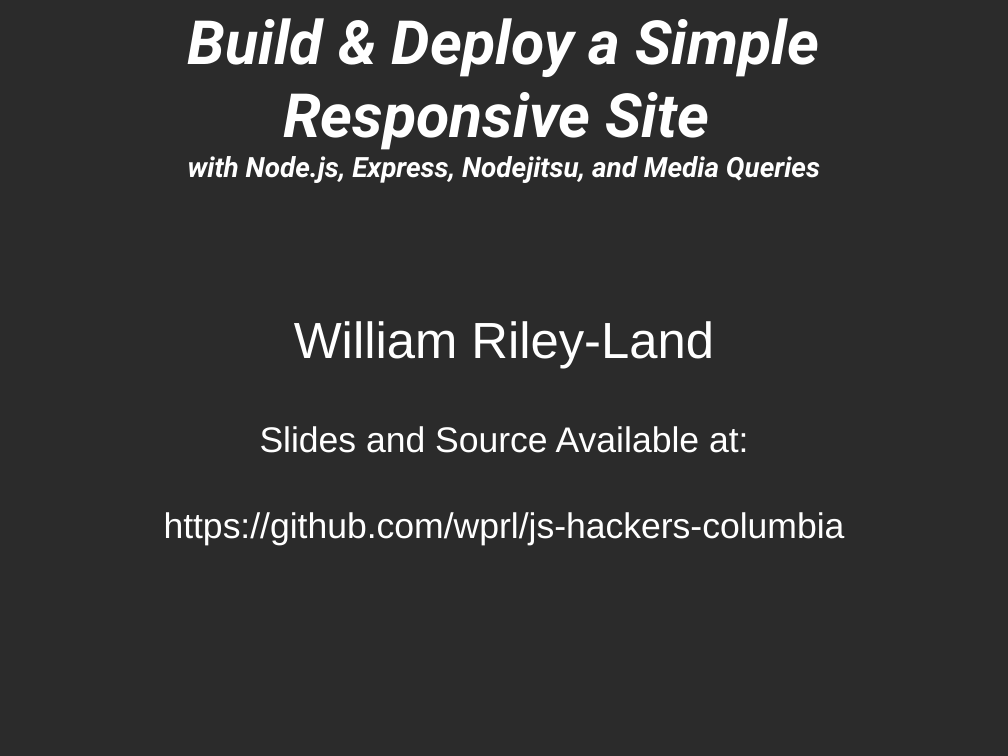
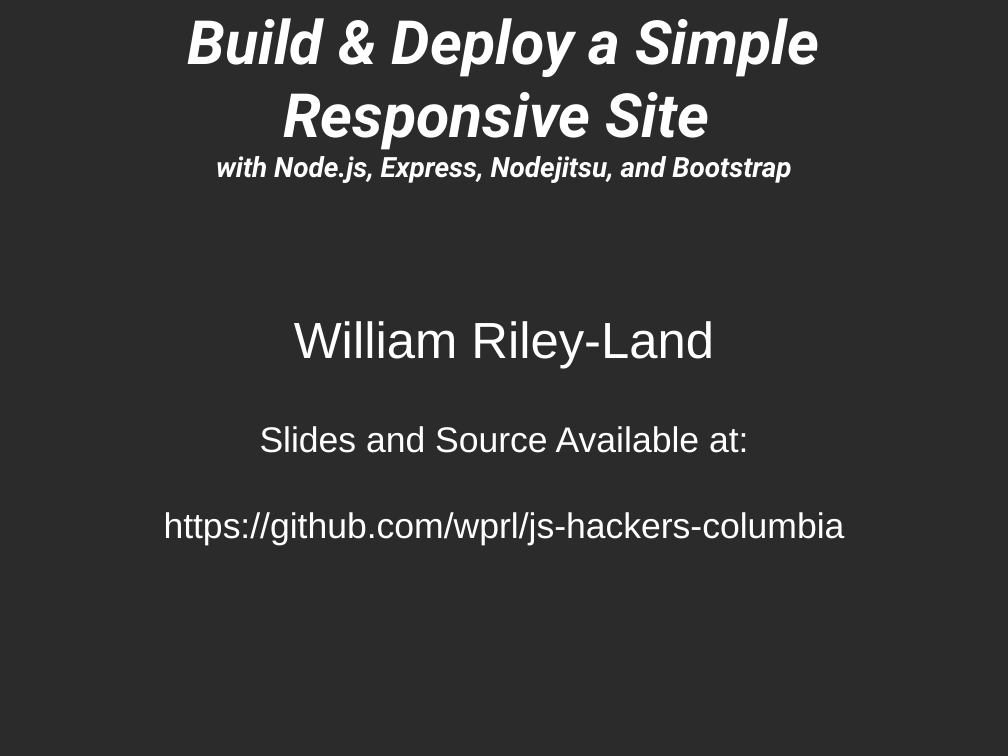
Before and after one commit to wprl/js-hackers-columbia, a slide deck: slide 1 of Responsive.odp. Drawn at 1008x756 pixels with LibreOffice and Linux fonts; fonts in the diff are those of the drawing; background and template pictures are left out; a plain dark background stands for a picture behind light text. Boxes give left, top, right and bottom in pixels: in the first picture for what was removed or moved away, otherwise in the second. Text is boxed around its words. In the diff, an @@ line names an element or a change of style, - is before the commit and + after.

Commit message:
Change title slightly

```diff
--- a/Responsive.odp
+++ b/Responsive.odp
@@ title at [188,18,819,183]: text changed @@
-Build & Deploy a Simple
-Responsive Site
-with Node.js, Express, Nodejitsu, and Media Queries
+Build & Deploy a Simple
+Responsive Site
+with Node.js, Express, Nodejitsu, and Bootstrap
```
